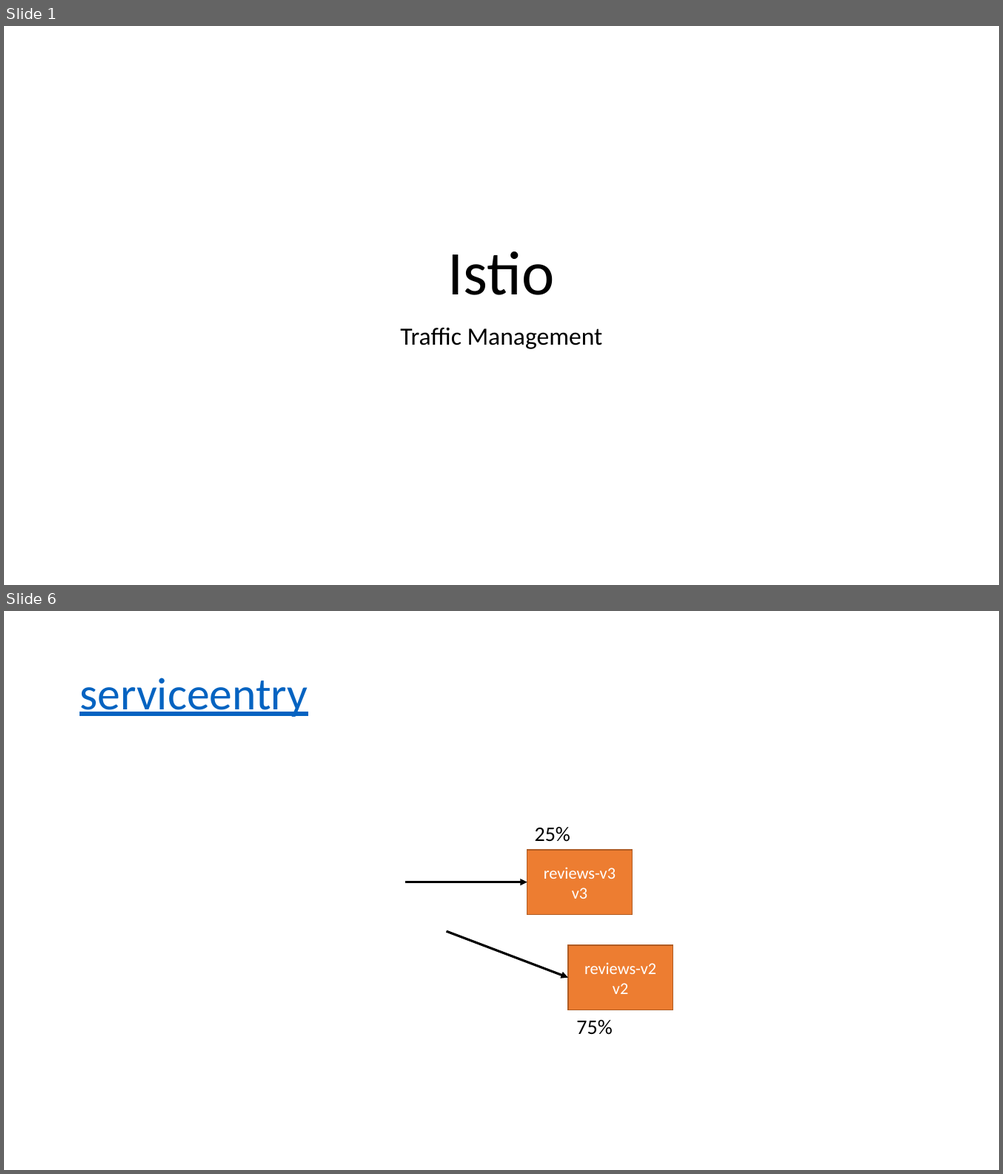
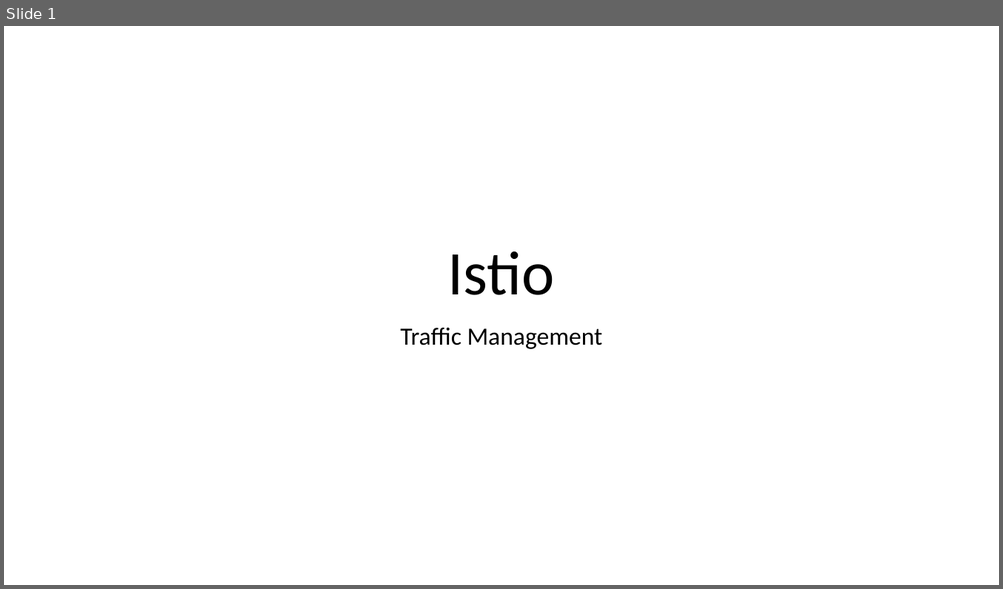
Before and after one commit to asantos2000/katacoda-scenarios, a slide deck: istio/deploy-istio-on-kubernetes/assets/istio.pptx. Shown one above the other, each under a label of ours: slides 1 and 6 before the commit, slide 1 after it; the slides between them are not shown. The pictures are 1003x1174 and 1003x589 pixels, drawn with LibreOffice and Linux fonts; fonts in the diff are those of the drawing. Boxes give left, top, right and bottom in pixels: in the first picture for what was removed or moved away, otherwise in the second. Text is boxed around its words. In the diff, an @@ line names an element or a change of style, - is before the commit and + after.

```diff
--- a/istio/deploy-istio-on-kubernetes/assets/istio.pptx
+++ b/istio/deploy-istio-on-kubernetes/assets/istio.pptx
@@ slide 6 removed at box(4, 611, 999, 1170), background #FFFFFF @@
@@ title removed at box(79, 678, 307, 717) @@
-serviceentry
@@ text removed at box(535, 827, 570, 842) @@
-25%
@@ rectangle removed at box(527, 850, 632, 914) @@
-reviews-v3
-v3
@@ arrow removed from (405, 883) to (527, 883) @@
@@ arrow removed from (447, 932) to (568, 978) @@
@@ rectangle removed at box(568, 945, 672, 1010) @@
-reviews-v2
-v2
@@ text removed at box(576, 1020, 612, 1035) @@
-75%
```
Also in this commit, not shown: 3 slides changed, 4 slides added, 1 other slide removed, 2 other files.
